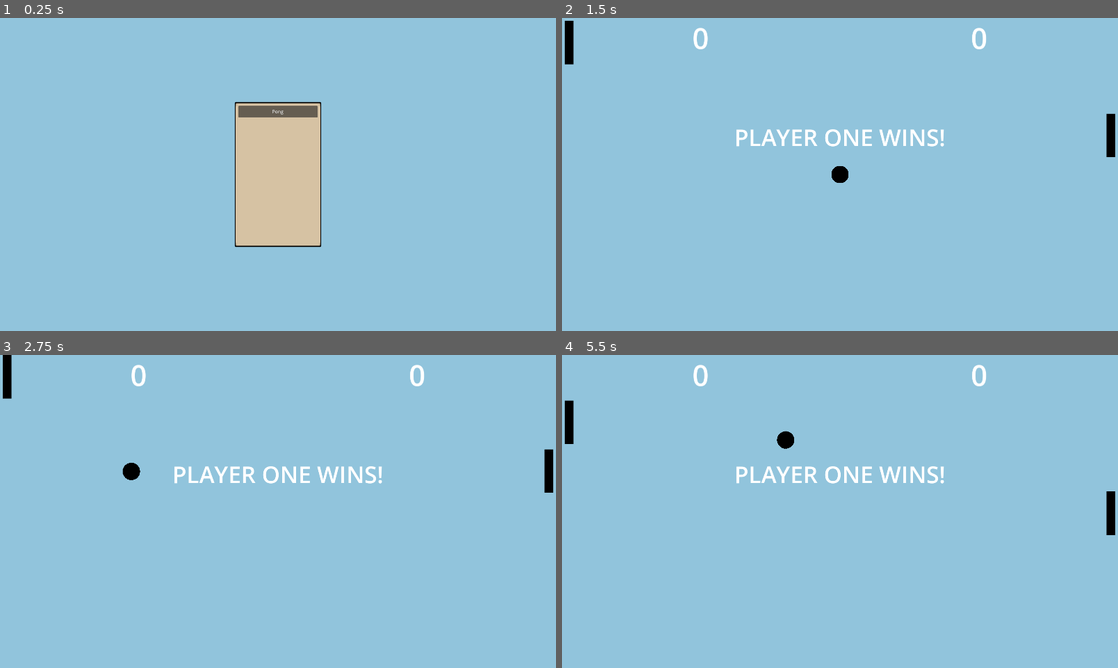
Above: before the commit, frames 1-4 (two rows, left to right).
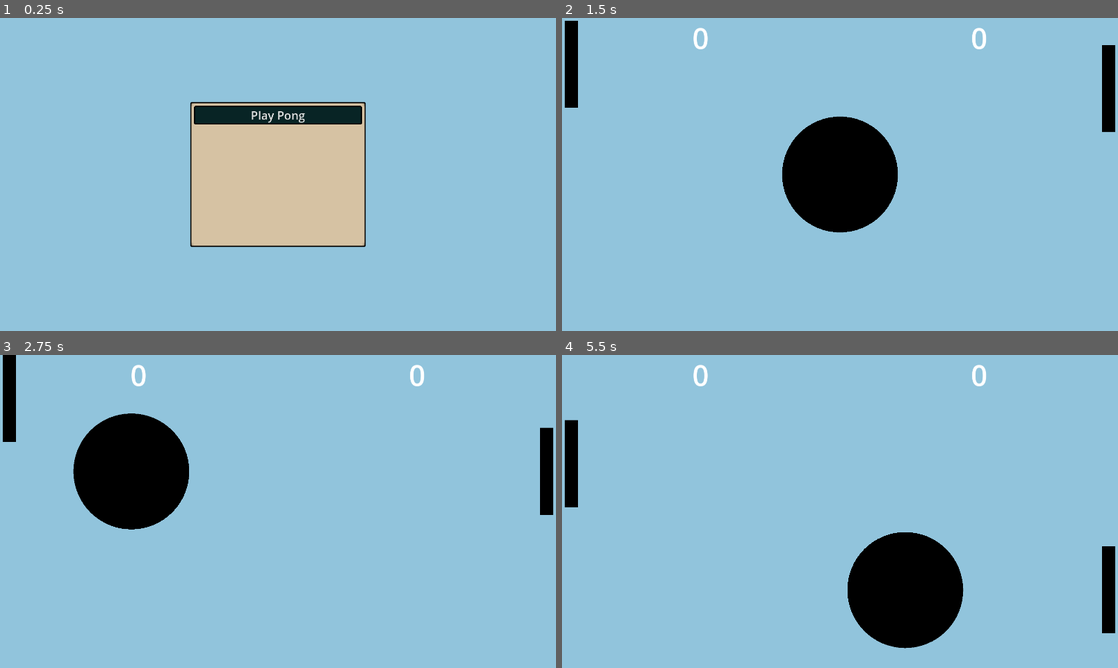
Above: after the commit, the same moments.

Repository: IsAnElement/giga-game-challenge
Game: Godot game, scene res://scenes/main_menu/main_menu.tscn
Two runs of this game, one before a commit and one after it. Both use one fixed random seed, a clock stepped at 60 frames per second and the inputs below.
Inputs (mouse positions are in pixels of both pictures, inside the frame that each line leads up to):
- Up to frame 1 (0.25 s): no input
- Up to frame 2 (1.5 s): click "Pong" (after the commit: "Play Pong") at 0.5 s; click (840, 115) at 1.25 s, where only the run after the commit has a clickable "Play Regular Pong vs AI"
- Up to frame 3 (2.75 s): hold Up (pong_move_up) from 2.03 s (still down); hold Space (pong_start) from 2.03 s (still down)
- Up to frame 4 (5.5 s): release Up (pong_move_up) at 2.78 s; release Space (pong_start) at 2.78 s; hold Down (pong_move_down) 2.78-3.53 s; tap Space (pong_start) at 2.85, 4.35 s; hold Space (pong_start) 3.53-4.28 s; hold Up (pong_move_up) 3.53-5.03 s; hold Down (pong_move_down) from 5.03 s (still down); hold Space (pong_start) from 5.03 s (still down)

The runs differ from the first frame. In frame 1, 8.6% of the frame differs, in the area x 34-66%, y 26-74%; in frame 2, 7.6%; in frame 3, 7.6%; in frame 4, 8.6%.

Commit message:
Some files and a bit of polish/improvements

Diff:
--- a/resources/theme/theme.tres
+++ b/resources/theme/theme.tres
@@ -1,6 +1,14 @@
-[gd_resource type="Theme" load_steps=3 format=3 uid="uid://3f3r1x8uorxq"]
+[gd_resource type="Theme" load_steps=4 format=3 uid="uid://3f3r1x8uorxq"]
 
 [ext_resource type="Texture2D" uid="uid://b1m108vlcqanr" path="res://assets/panels/new_panel_stuff.png" id="1_08xrd"]
+
+[sub_resource type="StyleBoxTexture" id="StyleBoxTexture_7wq52"]
+texture = ExtResource("1_08xrd")
+texture_margin_left = 5.0
+texture_margin_top = 5.0
+texture_margin_right = 5.0
+texture_margin_bottom = 5.0
+region_rect = Rect2(190, 200, 50, 30)
 
 [sub_resource type="StyleBoxTexture" id="StyleBoxTexture_ijiou"]
 texture = ExtResource("1_08xrd")
@@ -11,4 +19,5 @@
 region_rect = Rect2(310, 200, 50, 30)
 
 [resource]
+Button/styles/normal = SubResource("StyleBoxTexture_7wq52")
 PanelContainer/styles/panel = SubResource("StyleBoxTexture_ijiou")
--- a/scenes/autoload/constants.gd
+++ b/scenes/autoload/constants.gd
@@ -1,10 +1,10 @@
 extends Node
 
 
-var ball_radius: float = 30
+var ball_radius: float = 200
 var score_to_win: int = 5
-var paddle_height: float = 150
-var paddle_width: float = 30
+var paddle_height: float = 300
+var paddle_width: float = 45
 var pong_starting_speed: float = 750
-var pong_hit_speed_increase: float = 1.02
-var paddle_speed: float = 350
+var pong_hit_speed_increase: float = 1.10
+var paddle_speed: float = 500
--- a/scenes/games/pong/ball/ball.tscn
+++ b/scenes/games/pong/pong_basic/ball/ball.tscn
@@ -1,6 +1,6 @@
 [gd_scene load_steps=3 format=3 uid="uid://curmkjxxbqh5a"]
 
-[ext_resource type="Script" path="res://scenes/games/pong/ball/ball.gd" id="1_is6io"]
+[ext_resource type="Script" path="res://scenes/games/pong/pong_basic/ball/ball.gd" id="1_is6io"]
 
 [sub_resource type="CircleShape2D" id="CircleShape2D_ycv1w"]
 radius = 30.0
--- a/scenes/games/pong/death_zone/death_zone.tscn
+++ b/scenes/games/pong/pong_basic/death_zone/death_zone.tscn
@@ -1,9 +1,9 @@
 [gd_scene load_steps=3 format=3 uid="uid://bacp2clnv1lhd"]
 
-[ext_resource type="Script" path="res://scenes/games/pong/death_zone/death_zone.gd" id="1_f0u3k"]
+[ext_resource type="Script" path="res://scenes/games/pong/pong_basic/death_zone/death_zone.gd" id="1_f0u3k"]
 
-[sub_resource type="RectangleShape2D" id="RectangleShape2D_j5xul"]
-size = Vector2(20, 1080)
+[sub_resource type="WorldBoundaryShape2D" id="WorldBoundaryShape2D_2s38w"]
+normal = Vector2(1, 0)
 
 [node name="DeathZone" type="Area2D"]
 collision_layer = 0
@@ -12,4 +12,4 @@
 script = ExtResource("1_f0u3k")
 
 [node name="CollisionShape2D" type="CollisionShape2D" parent="."]
-shape = SubResource("RectangleShape2D_j5xul")
+shape = SubResource("WorldBoundaryShape2D_2s38w")
--- a/scenes/games/pong/paddle/paddle.gd
+++ b/scenes/games/pong/pong_basic/paddle/paddle.gd
@@ -4,6 +4,7 @@
 
 @onready var collision_shape_2d: CollisionShape2D = $CollisionShape2D
 @onready var paddle_shape: Polygon2D = $PaddleShape
+@onready var hit_timer: Timer = $HitTimer
 
 
 func _ready() -> void:
@@ -11,18 +12,22 @@
 	paddle_shape.polygon = PackedVector2Array([Vector2(0, 0), Vector2(Constants.paddle_width, 0), Vector2(Constants.paddle_width, Constants.paddle_height), Vector2(0, Constants.paddle_height)])
 	collision_shape_2d.shape.size = Vector2(Constants.paddle_width, Constants.paddle_height)
 	collision_shape_2d.position.x = Constants.paddle_width / 2.0
+	collision_shape_2d.position.y = Constants.paddle_height / 2.0
 
 
 func on_area_entered(other_area: Area2D) -> void:
-	other_area.direction = get_new_direction(other_area)
-	other_area.speed *= Constants.pong_hit_speed_increase
+	if hit_timer.is_stopped():
+		other_area.direction = get_new_direction(other_area)
+		other_area.speed *= Constants.pong_hit_speed_increase
+		hit_timer.start()
 
 
 func get_new_direction(other_area: Area2D) -> Vector2:
-	var middle_of_paddle_y: float = global_position.y + collision_shape_2d.shape.size.y / 2.0
+	var middle_of_paddle_y: float = global_position.y + Constants.paddle_height / 2.0
 	var distance_from_middle: float = middle_of_paddle_y - other_area.global_position.y
 
+
 	if player_int == 0:
-		return Vector2.RIGHT.rotated(deg_to_rad(-distance_from_middle * 1.5))
+		return Vector2.RIGHT.rotated(-(distance_from_middle / 180.0) * TAU / 6.0)
 	else:
-		return Vector2.LEFT.rotated(deg_to_rad(distance_from_middle * 1.5))
+		return Vector2.LEFT.rotated((distance_from_middle / 180.0) * TAU / 6.0)
--- a/scenes/games/pong/paddle/paddle.tscn
+++ b/scenes/games/pong/pong_basic/paddle/paddle.tscn
@@ -1,6 +1,6 @@
 [gd_scene load_steps=3 format=3 uid="uid://4riqju6cds13"]
 
-[ext_resource type="Script" path="res://scenes/games/pong/paddle/paddle.gd" id="1_skojr"]
+[ext_resource type="Script" path="res://scenes/games/pong/pong_basic/paddle/paddle.gd" id="1_skojr"]
 
 [sub_resource type="RectangleShape2D" id="RectangleShape2D_8slfi"]
 size = Vector2(10, 100)
@@ -11,10 +11,14 @@
 monitorable = false
 script = ExtResource("1_skojr")
 
+[node name="PaddleShape" type="Polygon2D" parent="."]
+color = Color(0, 0, 0, 1)
+polygon = PackedVector2Array(0, 0, 10, 0, 10, 100, 0, 100)
+
 [node name="CollisionShape2D" type="CollisionShape2D" parent="."]
 position = Vector2(5, 50)
 shape = SubResource("RectangleShape2D_8slfi")
 
-[node name="PaddleShape" type="Polygon2D" parent="."]
-color = Color(0, 0, 0, 1)
-polygon = PackedVector2Array(0, 0, 10, 0, 10, 100, 0, 100)
+[node name="HitTimer" type="Timer" parent="."]
+wait_time = 0.1
+one_shot = true
--- /dev/null
+++ b/scenes/games/pong/pong_basic/pong_main/pong_main.gd
@@ -0,0 +1,101 @@
+extends CanvasLayer
+
+@onready var paddle_one: Area2D = $PaddleOne
+@onready var paddle_two: Area2D = $PaddleTwo
+@onready var ball: Area2D = $Ball
+
+@onready var player_one_score_label: Label = %PlayerOneScoreLabel
+@onready var player_two_score_label: Label = %PlayerTwoScoreLabel
+@onready var player_wins_label: Label = %PlayerWinsLabel
+
+
+var player_one_down: bool = false
+var player_one_up: bool = false
+var player_one_score: int = 0
+var player_two_score: int = 0
+var player_two_ai_target: Vector2 = Vector2(0, Constants.paddle_height / 2.0)
+
+
+
+func _ready() -> void:
+	GameEvents.ball_destroyed.connect(on_ball_destroyed)
+	paddle_two.global_position.x = 1920 - 10 - Constants.paddle_width
+
+
+func on_ball_destroyed(which: int) -> void:
+	match which:
+		0: player_two_score += 1
+		1: player_one_score += 1
+	reset_to_center()
+
+	if player_one_score >= Constants.score_to_win:
+		on_player_win(0)
+	elif player_two_score >= Constants.score_to_win:
+		on_player_win(1)
+
+
+func _process(delta: float) -> void:
+	if paddle_two.global_position.y + Constants.paddle_height / 2.0 < ball.global_position.y:
+		paddle_two.global_position.y += Constants.paddle_speed * delta
+	elif paddle_two.global_position.y + Constants.paddle_height / 2.0 > ball.global_position.y:
+		paddle_two.global_position.y -= Constants.paddle_speed * delta
+
+	if player_one_down:
+		paddle_one.global_position.y += Constants.paddle_speed * delta
+	elif player_one_up:
+		paddle_one.global_position.y -= Constants.paddle_speed * delta
+
+	paddle_one.global_position.y = clamp(paddle_one.global_position.y, 0, 1080 - Constants. paddle_height)
+	paddle_two.global_position.y = clamp(paddle_two.global_position.y, 0, 1080 - Constants. paddle_height)
+
+
+func _input(event: InputEvent) -> void:
+	if event.is_action_pressed("pong_start") and ball.speed == 0:
+		if player_one_score >= Constants.score_to_win or player_two_score >= Constants.score_to_win:
+			player_one_score = 0
+			player_two_score = 0
+			player_wins_label.visible = false
+			update_score()
+		else:
+			match randi_range(0, 1):
+				0:
+					ball.speed = Constants.pong_starting_speed
+					ball.direction = Vector2.LEFT.rotated(deg_to_rad(randf_range(-60, 60)))
+				1:
+					ball.speed = Constants.pong_starting_speed
+					ball.direction = Vector2.RIGHT.rotated(deg_to_rad(randf_range(-60, 60)))
+	elif event.is_action_pressed("pong_move_down"):
+		player_one_down = true
+	elif event.is_action_released("pong_move_down"):
+		player_one_down = false
+	elif event.is_action_pressed("pong_move_up"):
+		player_one_up = true
+	elif event.is_action_released("pong_move_up"):
+		player_one_up = false
+
+
+func reset_to_center() -> void:
+	ball.speed = 0
+	ball.global_position = Vector2(960, 540)
+	update_score()
+
+
+func update_score() -> void:
+	player_one_score_label.text = str(player_one_score)
+	player_two_score_label.text = str(player_two_score)
+
+
+func on_player_win(which: int) -> void:
+	var victory_string: String
+	match which:
+		0: victory_string = "PLAYER ONE WINS!"
+		1: victory_string = "PLAYER TWO WINS!"
+	player_wins_label.text = victory_string
+	player_wins_label.visible = true
+
+
+func reset_game() -> void:
+	player_one_score = 0
+	player_two_score = 0
+	player_wins_label.visible = false
+	reset_to_center()
--- a/scenes/games/pong/pong_main/pong_main.tscn
+++ b/scenes/games/pong/pong_basic/pong_main/pong_main.tscn
@@ -1,10 +1,10 @@
 [gd_scene load_steps=6 format=3 uid="uid://0icnhqmxitjt"]
 
-[ext_resource type="Script" path="res://scenes/games/pong/pong_main/pong_main.gd" id="1_pa0o6"]
-[ext_resource type="PackedScene" uid="uid://4riqju6cds13" path="res://scenes/games/pong/paddle/paddle.tscn" id="1_srhv3"]
-[ext_resource type="PackedScene" uid="uid://bacp2clnv1lhd" path="res://scenes/games/pong/death_zone/death_zone.tscn" id="3_23483"]
-[ext_resource type="PackedScene" uid="uid://curmkjxxbqh5a" path="res://scenes/games/pong/ball/ball.tscn" id="4_yrtle"]
-[ext_resource type="PackedScene" uid="uid://c6avewkryhfs3" path="res://scenes/games/pong/wall/wall.tscn" id="5_pr80h"]
+[ext_resource type="Script" path="res://scenes/games/pong/pong_basic/pong_main/pong_main.gd" id="1_pa0o6"]
+[ext_resource type="PackedScene" uid="uid://4riqju6cds13" path="res://scenes/games/pong/pong_basic/paddle/paddle.tscn" id="1_srhv3"]
+[ext_resource type="PackedScene" uid="uid://bacp2clnv1lhd" path="res://scenes/games/pong/pong_basic/death_zone/death_zone.tscn" id="3_23483"]
+[ext_resource type="PackedScene" uid="uid://curmkjxxbqh5a" path="res://scenes/games/pong/pong_basic/ball/ball.tscn" id="4_yrtle"]
+[ext_resource type="PackedScene" uid="uid://c6avewkryhfs3" path="res://scenes/games/pong/pong_basic/wall/wall.tscn" id="5_pr80h"]
 
 [node name="PongMain" type="CanvasLayer"]
 script = ExtResource("1_pa0o6")
@@ -21,14 +21,15 @@
 position = Vector2(10, 10)
 
 [node name="DeathZonePlayerOne" parent="." instance=ExtResource("3_23483")]
-position = Vector2(0, 540)
+position = Vector2(-119, 540)
 
 [node name="PaddleTwo" parent="." instance=ExtResource("1_srhv3")]
 position = Vector2(1900, 10)
 player_int = 1
 
 [node name="DeathZonePlayerTwo" parent="." instance=ExtResource("3_23483")]
-position = Vector2(1920, 540)
+position = Vector2(2049, 544)
+rotation = 3.14159
 which_player = 1
 
 [node name="Ball" parent="." instance=ExtResource("4_yrtle")]
@@ -63,6 +64,7 @@
 
 [node name="PlayerWinsLabel" type="Label" parent="."]
 unique_name_in_owner = true
+visible = false
 anchors_preset = 8
 anchor_left = 0.5
 anchor_top = 0.5
--- a/scenes/games/pong/wall/wall.tscn
+++ b/scenes/games/pong/pong_basic/wall/wall.tscn
@@ -1,6 +1,6 @@
 [gd_scene load_steps=3 format=3 uid="uid://c6avewkryhfs3"]
 
-[ext_resource type="Script" path="res://scenes/games/pong/wall/wall.gd" id="1_71ny8"]
+[ext_resource type="Script" path="res://scenes/games/pong/pong_basic/wall/wall.gd" id="1_71ny8"]
 
 [sub_resource type="RectangleShape2D" id="RectangleShape2D_asbye"]
 size = Vector2(1920, 20)
--- a/scenes/games/pong/pong_main_menu/pong_main_menu.gd
+++ b/scenes/games/pong/pong_main_menu/pong_main_menu.gd
@@ -1,11 +1,17 @@
 extends CanvasLayer
 
 @onready var start_button: Button = %StartButton
+@onready var start_alternate_one_button: Button = %StartAlternateOneButton
 
 
 func _ready() -> void:
-	start_button.pressed.connect(on_start_button_pressed)
+	start_button.button_up.connect(on_start_button_pressed)
+	start_alternate_one_button.button_up.connect(on_start_alternate_one_button_pressed)
 
 
 func on_start_button_pressed() -> void:
-	get_tree().change_scene_to_file("res://scenes/games/pong/pong_main/pong_main.tscn")
+	get_tree().change_scene_to_file("res://scenes/games/pong/pong_basic/pong_main/pong_main.tscn")
+
+
+func on_start_alternate_one_button_pressed() -> void:
+	get_tree().change_scene_to_file("res://scenes/games/pong/pong_two/pong_two_main/pong_two_main.tscn")
--- a/scenes/games/pong/pong_main_menu/pong_main_menu.tscn
+++ b/scenes/games/pong/pong_main_menu/pong_main_menu.tscn
@@ -14,7 +14,7 @@
 color = Color(0.568627, 0.768627, 0.862745, 1)
 
 [node name="PanelContainer" type="PanelContainer" parent="."]
-custom_minimum_size = Vector2(300, 500)
+custom_minimum_size = Vector2(600, 500)
 anchors_preset = 8
 anchor_left = 0.5
 anchor_top = 0.5
@@ -27,11 +27,28 @@
 grow_horizontal = 2
 grow_vertical = 2
 
-[node name="VBoxContainer" type="VBoxContainer" parent="PanelContainer"]
+[node name="MarginContainer" type="MarginContainer" parent="PanelContainer"]
+layout_mode = 2
+theme_override_constants/margin_left = 8
+theme_override_constants/margin_top = 8
+theme_override_constants/margin_right = 8
+theme_override_constants/margin_bottom = 8
+
+[node name="VBoxContainer" type="VBoxContainer" parent="PanelContainer/MarginContainer"]
 layout_mode = 2
 
-[node name="StartButton" type="Button" parent="PanelContainer/VBoxContainer"]
+[node name="StartButton" type="Button" parent="PanelContainer/MarginContainer/VBoxContainer"]
 unique_name_in_owner = true
-custom_minimum_size = Vector2(0, 40)
+custom_minimum_size = Vector2(580, 40)
 layout_mode = 2
-text = "Play!"
+size_flags_horizontal = 4
+theme_override_font_sizes/font_size = 40
+text = "Play Regular Pong vs AI"
+
+[node name="StartAlternateOneButton" type="Button" parent="PanelContainer/MarginContainer/VBoxContainer"]
+unique_name_in_owner = true
+custom_minimum_size = Vector2(580, 40)
+layout_mode = 2
+size_flags_horizontal = 4
+theme_override_font_sizes/font_size = 40
+text = "Play Alternate Pong Mode 1"
--- a/scenes/games/pong/pong_main/pong_main.gd
+++ b/scenes/games/pong/pong_two/pong_two_main/pong_two_main.gd
@@ -13,6 +13,8 @@
 var player_one_up: bool = false
 var player_one_score: int = 0
 var player_two_score: int = 0
+var player_two_ai_target: Vector2 = Vector2(0, Constants.paddle_height / 2.0)
+
 
 
 func _ready() -> void:
--- /dev/null
+++ b/scenes/games/pong/pong_two/pong_two_main/pong_two_main.tscn
@@ -0,0 +1,79 @@
+[gd_scene load_steps=6 format=3 uid="uid://cawsq2m8mk5l7"]
+
+[ext_resource type="Script" path="res://scenes/games/pong/pong_two/pong_two_main/pong_two_main.gd" id="1_04e2v"]
+[ext_resource type="PackedScene" uid="uid://4riqju6cds13" path="res://scenes/games/pong/pong_basic/paddle/paddle.tscn" id="2_05ier"]
+[ext_resource type="PackedScene" uid="uid://bacp2clnv1lhd" path="res://scenes/games/pong/pong_basic/death_zone/death_zone.tscn" id="3_urwq1"]
+[ext_resource type="PackedScene" uid="uid://curmkjxxbqh5a" path="res://scenes/games/pong/pong_basic/ball/ball.tscn" id="4_tdnbk"]
+[ext_resource type="PackedScene" uid="uid://c6avewkryhfs3" path="res://scenes/games/pong/pong_basic/wall/wall.tscn" id="5_ko8xw"]
+
+[node name="PongTwoMain" type="CanvasLayer"]
+script = ExtResource("1_04e2v")
+
+[node name="ColorRect" type="ColorRect" parent="."]
+anchors_preset = 15
+anchor_right = 1.0
+anchor_bottom = 1.0
+grow_horizontal = 2
+grow_vertical = 2
+color = Color(0.568627, 0.768627, 0.862745, 1)
+
+[node name="PaddleOne" parent="." instance=ExtResource("2_05ier")]
+position = Vector2(10, 10)
+
+[node name="DeathZonePlayerOne" parent="." instance=ExtResource("3_urwq1")]
+position = Vector2(0, 540)
+
+[node name="PaddleTwo" parent="." instance=ExtResource("2_05ier")]
+position = Vector2(1900, 10)
+player_int = 1
+
+[node name="DeathZonePlayerTwo" parent="." instance=ExtResource("3_urwq1")]
+position = Vector2(1920, 540)
+which_player = 1
+
+[node name="Ball" parent="." instance=ExtResource("4_tdnbk")]
+position = Vector2(960, 540)
+
+[node name="HBoxContainer" type="HBoxContainer" parent="."]
+anchors_preset = 10
+anchor_right = 1.0
+grow_horizontal = 2
+
+[node name="PlayerOneScoreLabel" type="Label" parent="HBoxContainer"]
+unique_name_in_owner = true
+layout_mode = 2
+size_flags_horizontal = 6
+theme_override_font_sizes/font_size = 100
+text = "0
+"
+
+[node name="PlayerTwoScoreLabel" type="Label" parent="HBoxContainer"]
+unique_name_in_owner = true
+layout_mode = 2
+size_flags_horizontal = 6
+theme_override_font_sizes/font_size = 100
+text = "0
+"
+
+[node name="Wall" parent="." instance=ExtResource("5_ko8xw")]
+position = Vector2(960, 0)
+
+[node name="Wall2" parent="." instance=ExtResource("5_ko8xw")]
+position = Vector2(960, 1080)
+
+[node name="PlayerWinsLabel" type="Label" parent="."]
+unique_name_in_owner = true
+anchors_preset = 8
+anchor_left = 0.5
+anchor_top = 0.5
+anchor_right = 0.5
+anchor_bottom = 0.5
+offset_left = -365.0
+offset_top = -184.0
+offset_right = 365.0
+offset_bottom = -74.0
+grow_horizontal = 2
+grow_vertical = 2
+theme_override_font_sizes/font_size = 80
+text = "PLAYER ONE WINS!"
+horizontal_alignment = 1
--- a/scenes/main_menu/main_menu.gd
+++ b/scenes/main_menu/main_menu.gd
@@ -5,8 +5,8 @@
 
 
 func _ready() -> void:
-	pong_button.pressed.connect(on_pong_button_pressed)
+	pong_button.button_up.connect(on_pong_button_pressed)
 
 
 func on_pong_button_pressed() -> void:
-	get_tree().change_scene_to_file("res://scenes/games/pong/pong_main/pong_main.tscn")
+	get_tree().change_scene_to_file("res://scenes/games/pong/pong_main_menu/pong_main_menu.tscn")
--- a/scenes/main_menu/main_menu.tscn
+++ b/scenes/main_menu/main_menu.tscn
@@ -39,6 +39,8 @@
 
 [node name="PongButton" type="Button" parent="PanelContainer/MarginContainer/VBoxContainer"]
 unique_name_in_owner = true
-custom_minimum_size = Vector2(0, 40)
+custom_minimum_size = Vector2(580, 40)
 layout_mode = 2
-text = "Pong"
+size_flags_horizontal = 4
+theme_override_font_sizes/font_size = 40
+text = "Play Pong"
Renamed: scenes/games/pong/ball/ball.gd -> scenes/games/pong/pong_basic/ball/ball.gd
Renamed: scenes/games/pong/death_zone/death_zone.gd -> scenes/games/pong/pong_basic/death_zone/death_zone.gd
Renamed: scenes/games/pong/wall/wall.gd -> scenes/games/pong/pong_basic/wall/wall.gd
